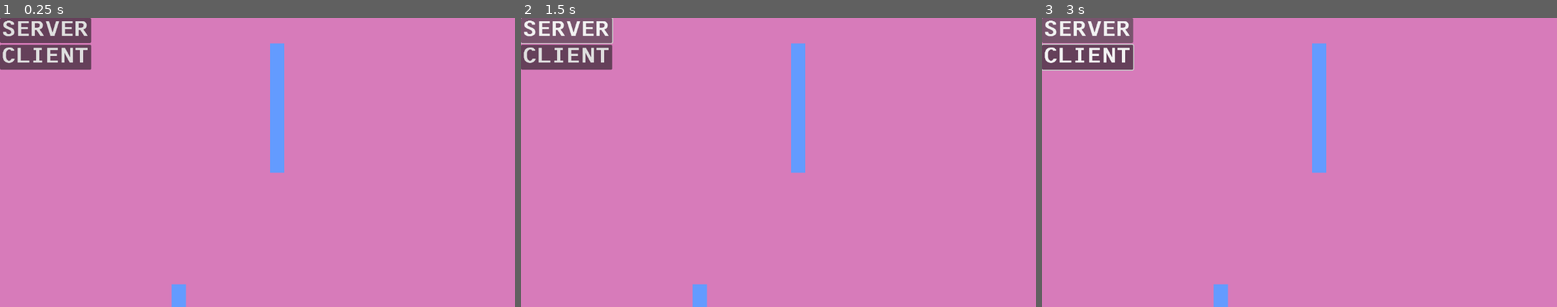
Above: before the commit, frames 1-3 (left to right).
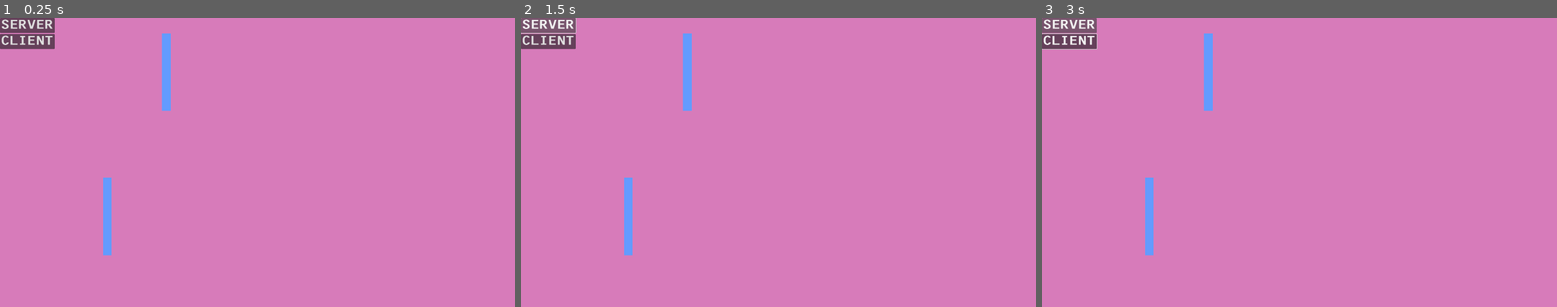
Above: after the commit, the same moments.

Repository: jTendeck/copsnrobbazjam
Game: Godot game, scene res://scenes/network/network_playground.tscn
Same seed, same stepped clock (60 frames per second), same inputs: the game is played once before the commit and once after it. The engine's default icon, where the game draws it, is replaced by a stand-in: a white triangle on a blue panel in a dark square.
Inputs:
- Up to frame 1 (0.25 s): no input
- Up to frame 2 (1.5 s): click "CLIENT" at 0.5 s; click "SERVER" at 1.25 s
- Up to frame 3 (3 s): hold Right (ui_right) 2.03-2.78 s; hold Down (ui_down) from 2.78 s (still down)

The runs differ from the first frame. In frame 1, 5.0% of the frame differs, in the area x 0-56%, y 0-100%; in frame 2, 5.0%; in frame 3, 5.0%.

Commit message:
update network to run from command line

Diff:
--- a/globals/network.gd
+++ b/globals/network.gd
@@ -5,7 +5,7 @@
 signal player_connected(id)
 signal player_disconnected(id)
 
-const IP_ADDRESS : String = "127.0.0.1" # TODO need to get this dynamically
+const IP_ADDRESS : String = "localhost" # TODO need to get this dynamically
 const PORT: int = 12000
 #1883
 
--- a/project.godot
+++ b/project.godot
@@ -12,7 +12,7 @@
 
 config/name="CopsNRobbaz"
 run/main_scene="uid://qv2k131ffroo"
-config/features=PackedStringArray("4.5", "GL Compatibility")
+config/features=PackedStringArray("4.4", "GL Compatibility")
 config/icon="res://icon.svg"
 
 [autoload]
@@ -20,6 +20,11 @@
 SignalManager="*res://globals/signal_manager.gd"
 GlobalVariables="*res://globals/global_variables.gd"
 Network="*res://globals/network.gd"
+
+[display]
+
+window/size/viewport_width=1920
+window/size/viewport_height=1080
 
 [gui]
 
